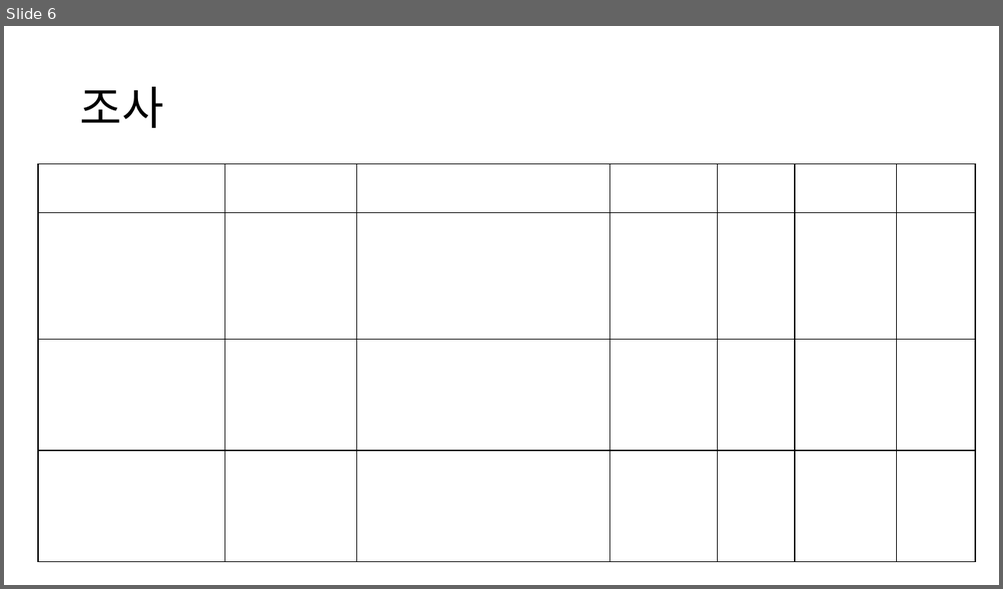
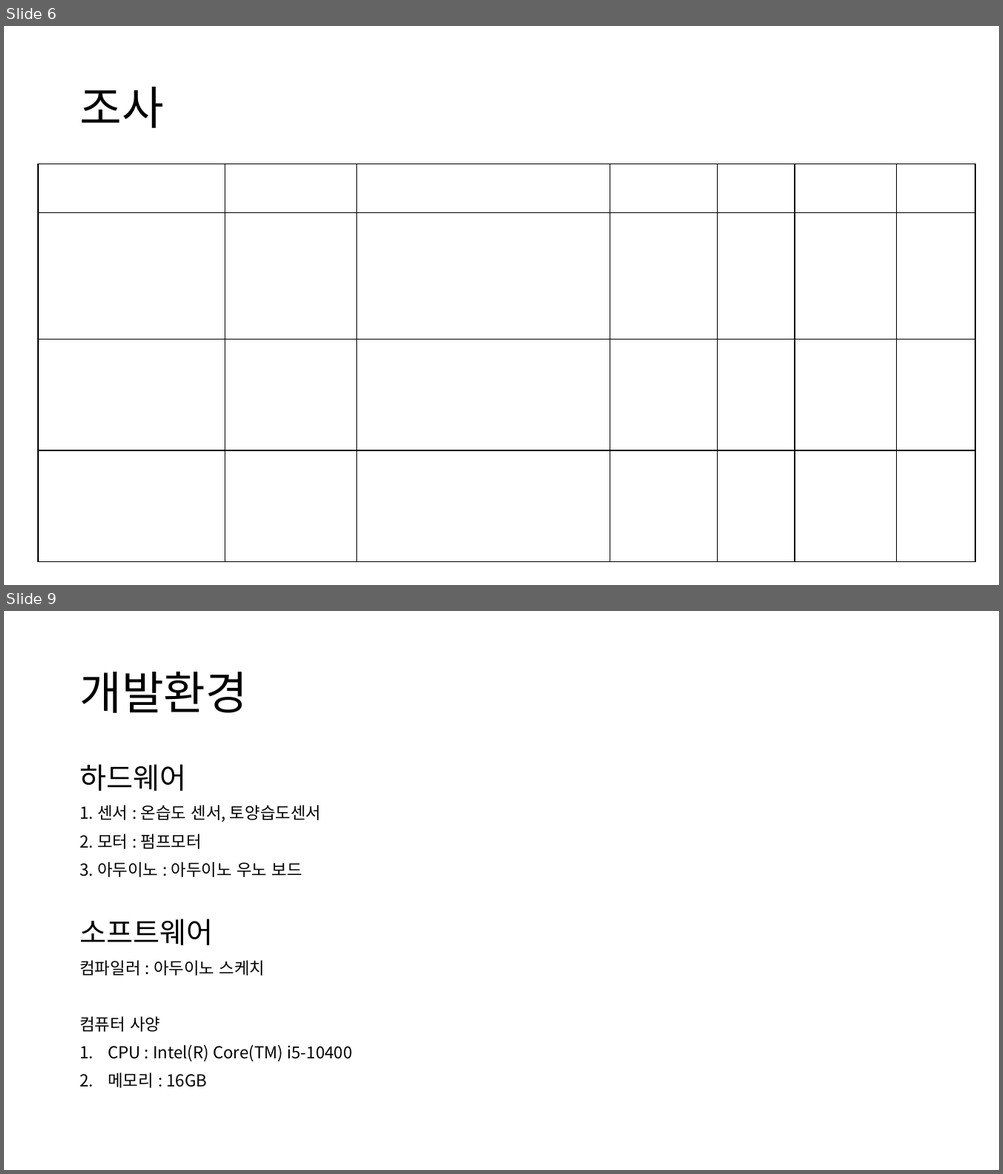
Before and after one commit to sang9831/webdev2022, a slide deck: 임베디드컴퓨팅 기말발표.pptx. Shown one above the other, each under a label of ours: slide 6 before the commit, slides 6 and 9 after it; the slides between them are not shown. The pictures are 1003x589 and 1003x1174 pixels, drawn with LibreOffice and Linux fonts; fonts in the diff are those of the drawing. Boxes give left, top, right and bottom in pixels: in the first picture for what was removed or moved away, otherwise in the second. Text is boxed around its words. In the diff, an @@ line names an element or a change of style, - is before the commit and + after.

Commit message:
아두이노 프로젝트 코드 수정 및 ppt 수정 14-3 커밋

```diff
--- a/임베디드컴퓨팅 기말발표.pptx
+++ b/임베디드컴퓨팅 기말발표.pptx
@@ slide 9 added at (4,611,999,1170), background #FFFFFF @@
@@ title added at (79,672,247,713), 44 pt, text #000000 @@
+개발환경
@@ text added at (79,764,352,1088), 16 pt, text #000000 @@
+하드웨어
+1. 센서 : 온습도 센서, 토양습도센서
+2. 모터 : 펌프모터
+3. 아두이노 : 아두이노 우노 보드
+소프트웨어
+컴파일러 : 아두이노 스케치
+컴퓨터 사양
+1. CPU : Intel(R) Core(TM) i5-10400
+2. 메모리 : 16GB
```
Also in this commit, not shown: 1 slide changed, 3 other slides added, 1 other file.
